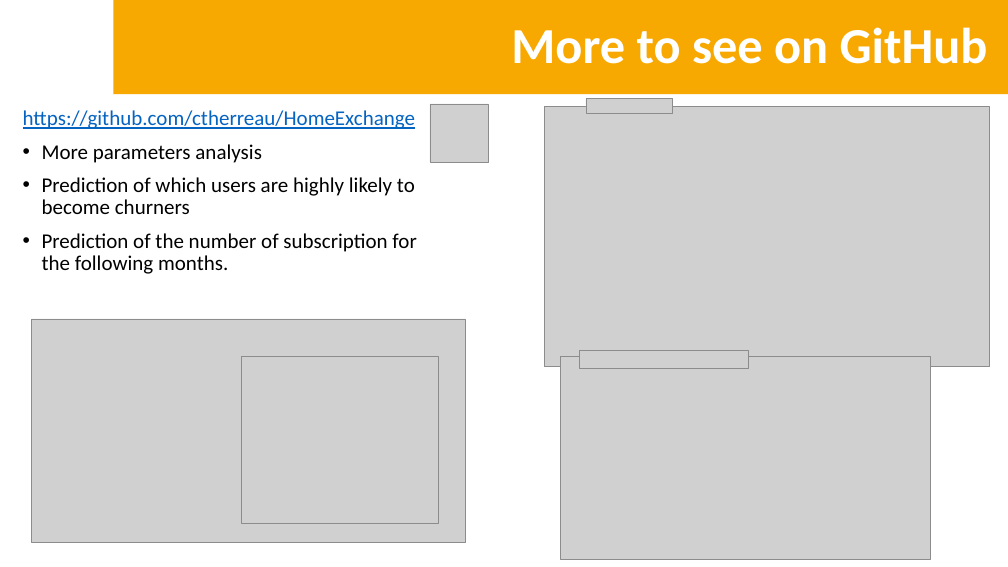
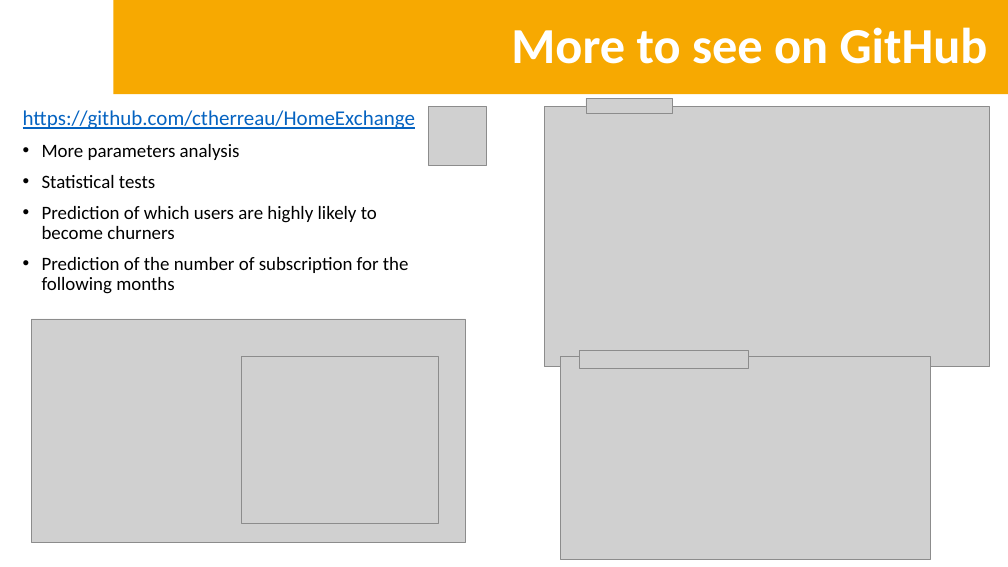
Before and after one commit to ctherreau/HomeExchange, a slide deck: slide 14 of DemoDay.pptx. Drawn at 1008x567 pixels with LibreOffice and Linux fonts; fonts in the diff are those of the drawing; grey boxes stand for pictures; background and template pictures are left out. Boxes give left, top, right and bottom in pixels: in the first picture for what was removed or moved away, otherwise in the second. Text is boxed around its words. In the diff, an @@ line names an element or a change of style, - is before the commit and + after.

```diff
--- a/DemoDay.pptx
+++ b/DemoDay.pptx
@@ text at [42,144,377,239]: size 20 to 18 pt in "More parameters analysis", "Prediction of which users are highly likely ..." @@
@@ text at [42,175,155,188]: paragraph added @@
+• Statistical tests
@@ text at [42,257,409,294]: text changed; size 20 to 18 pt @@
-• Prediction of the number of subscription for the following months.
+• Prediction of the number of subscription for the following months
```
Also in this commit, not shown: 3 other slides changed, 1 slide added, 4 other files.
